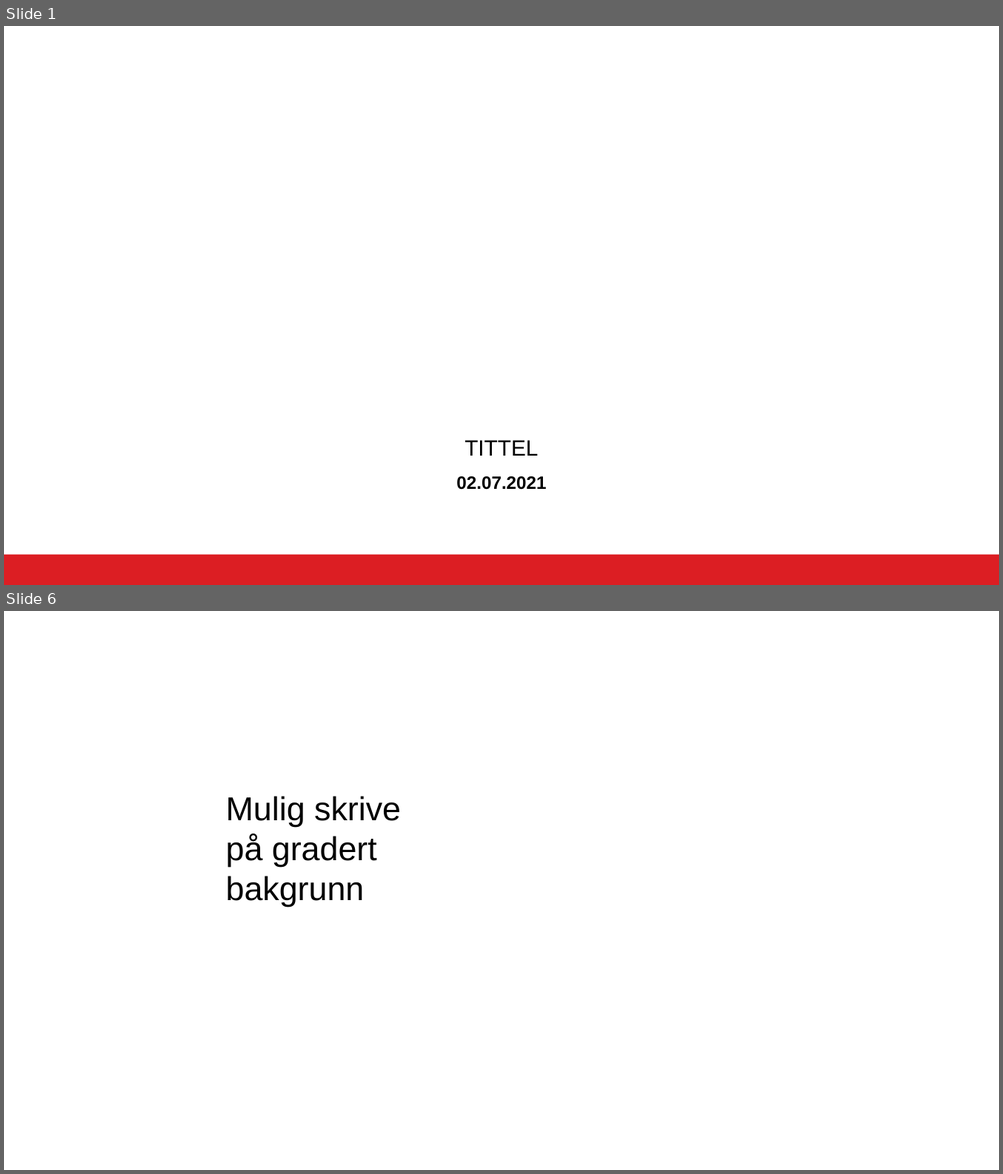
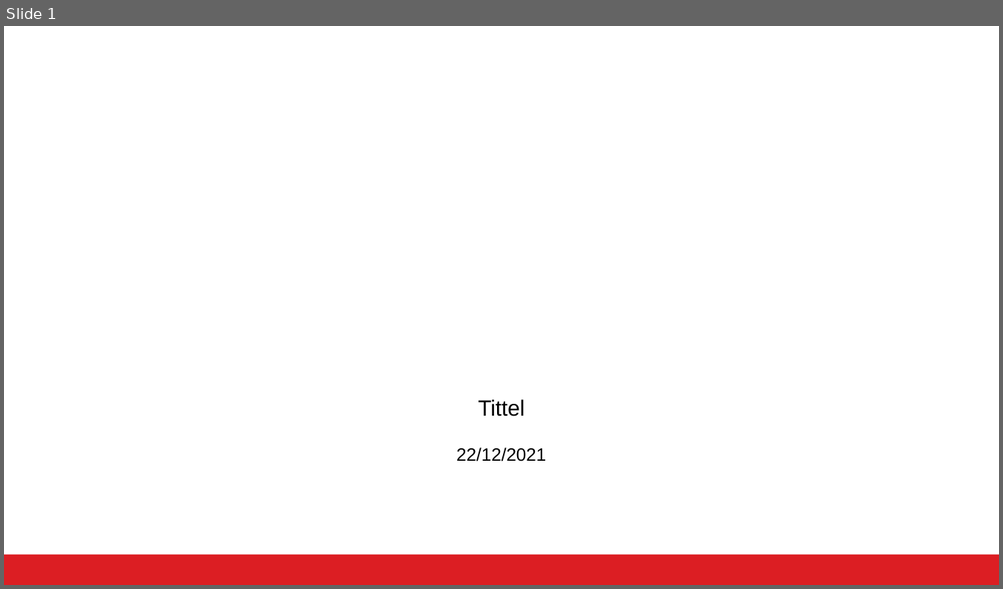
Before and after one commit to bergenkommune/logoer, a slide deck: PP_MAL_ENGELSK.pptx. Shown one above the other, each under a label of ours: slides 1 and 6 before the commit, slide 1 after it; the slides between them are not shown. The pictures are 1003x1174 and 1003x589 pixels, drawn with LibreOffice and Linux fonts; fonts in the diff are those of the drawing; background and template pictures are left out. Boxes give left, top, right and bottom in pixels: in the first picture for what was removed or moved away, otherwise in the second. Text is boxed around its words. In the diff, an @@ line names an element or a change of style, - is before the commit and + after.

```diff
--- a/PP_MAL_ENGELSK.pptx
+++ b/PP_MAL_ENGELSK.pptx
@@ slide 6 removed at (4, 611, 999, 1170), background picture (left out) @@
@@ rectangle removed at (161, 611, 508, 1170) @@
@@ text removed at (226, 796, 401, 907) @@
-Mulig skrive
-på gradert bakgrunn
@@ slide 1 changed as well @@
@@ title "Tittel" at (478, 400, 524, 417): vertical alignment bottom to middle @@
@@ title at (478, 400, 524, 417): text changed @@
-TITTEL
+Tittel
@@ text at (456, 448, 546, 462): text changed; bold off @@
-02.07.2021
+22/12/2021
```
Also in this commit, not shown: 4 slides added, 1 other slide removed, 9 other files.
